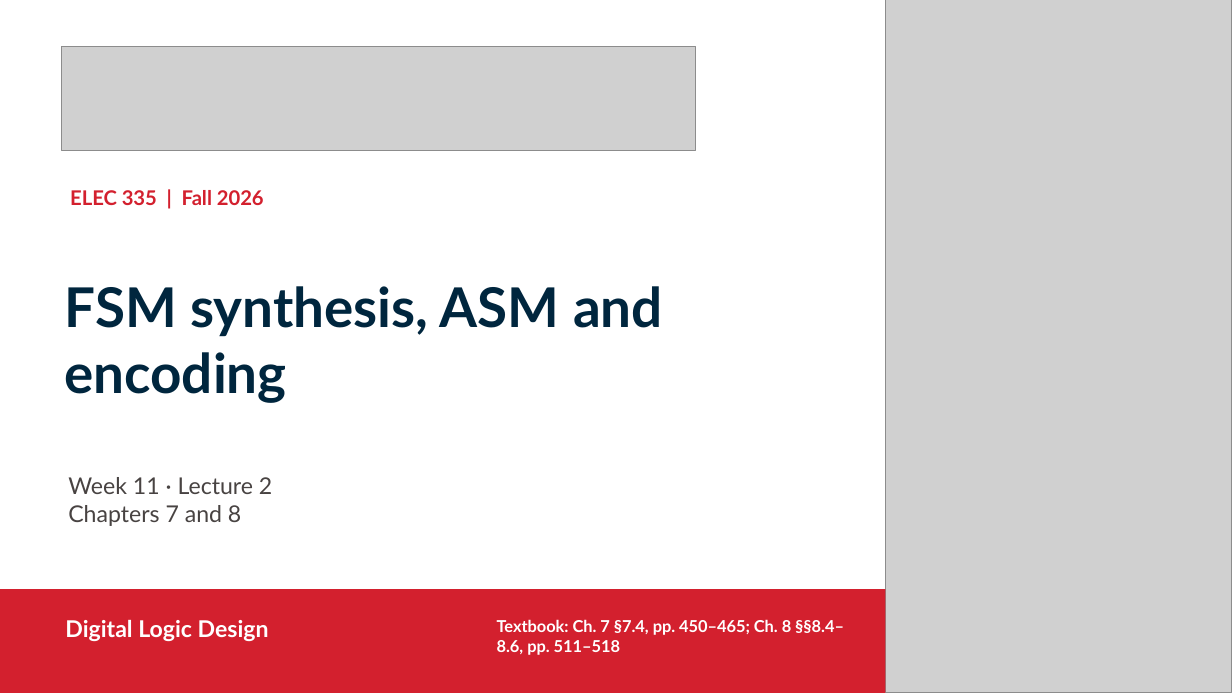
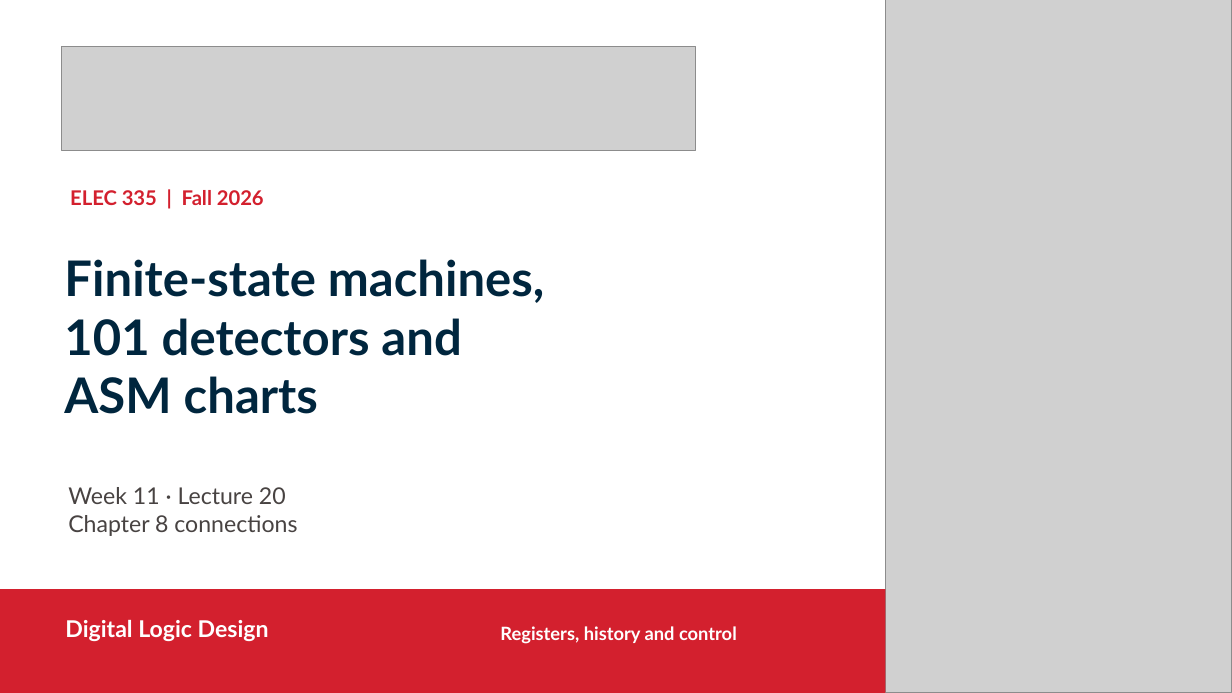
Before and after one commit to shujaansari/elec335-sequential, a slide deck: slide 1 of Slides_Course_Continuation_2026/L20_W11_fsm_synthesis_Continuation.pptx. Drawn at 1232x693 pixels with LibreOffice and Linux fonts; fonts in the diff are those of the drawing; grey boxes stand for pictures. Boxes give left, top, right and bottom in pixels: in the first picture for what was removed or moved away, otherwise in the second. Text is boxed around its words. In the diff, an @@ line names an element or a change of style, - is before the commit and + after.

Commit message:
Rebuild Lecture 20 around FSMs 101 detection and ASM charts

```diff
--- a/Slides_Course_Continuation_2026/L20_W11_fsm_synthesis_Continuation.pptx
+++ b/Slides_Course_Continuation_2026/L20_W11_fsm_synthesis_Continuation.pptx
@@ text at box(64, 259, 545, 414): text changed; size 42.8 to 38.2 pt @@
-FSM synthesis, ASM and encoding
+Finite-state machines,
+101 detectors and
+ASM charts
@@ text at box(68, 487, 297, 536): text changed @@
-Week 11 · Lecture 2
-Chapters 7 and 8
+Week 11 · Lecture 20
+Chapter 8 connections
@@ text at box(500, 626, 737, 644): text changed; size 12.8 to 14.2 pt @@
-Textbook: Ch. 7 §7.4, pp. 450–465; Ch. 8 §§8.4–8.6, pp. 511–518
+Registers, history and control
```
Also in this commit, not shown: 2 other slides changed, 28 slides added, 16 slides removed, 8 other files.
